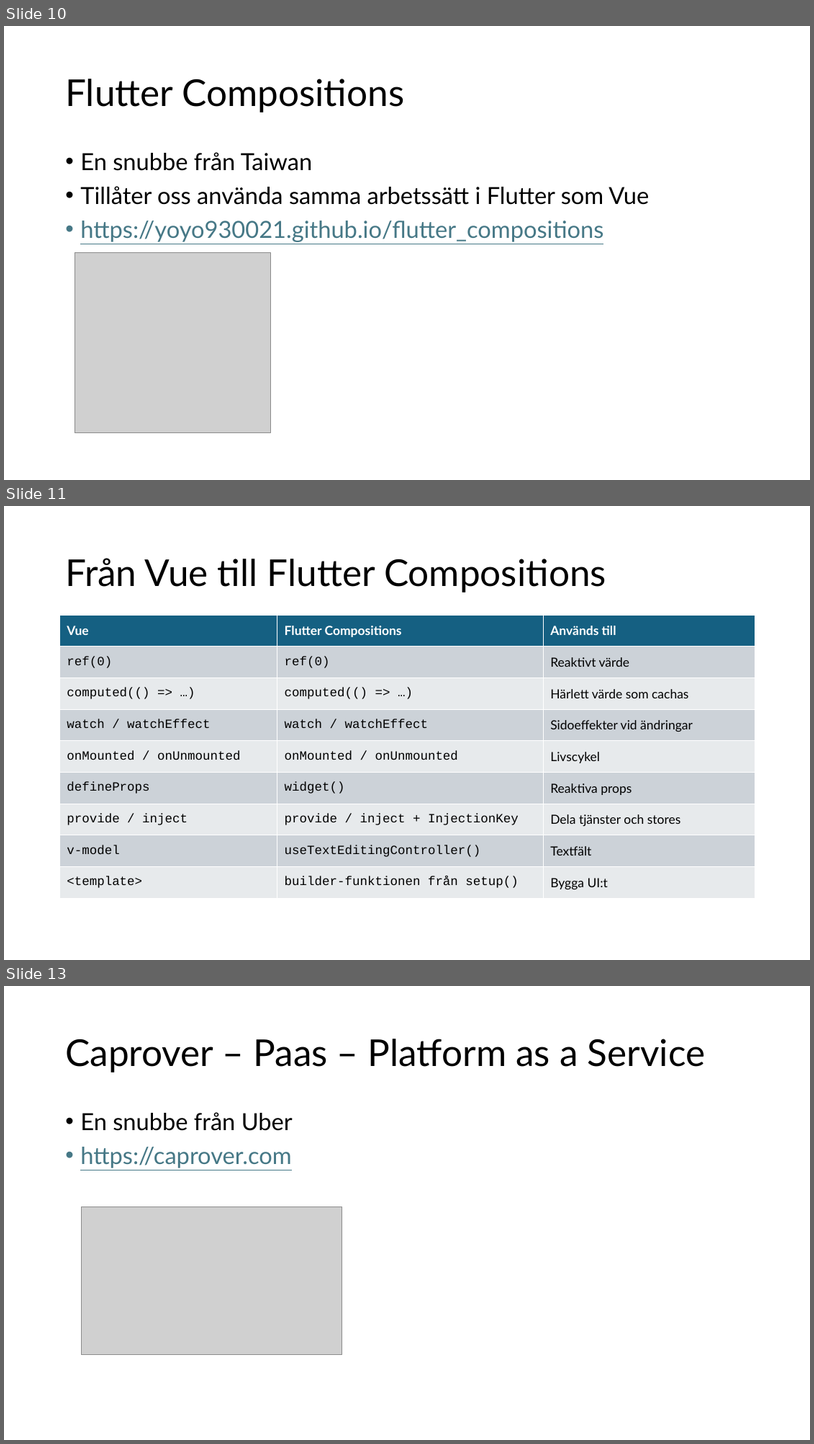
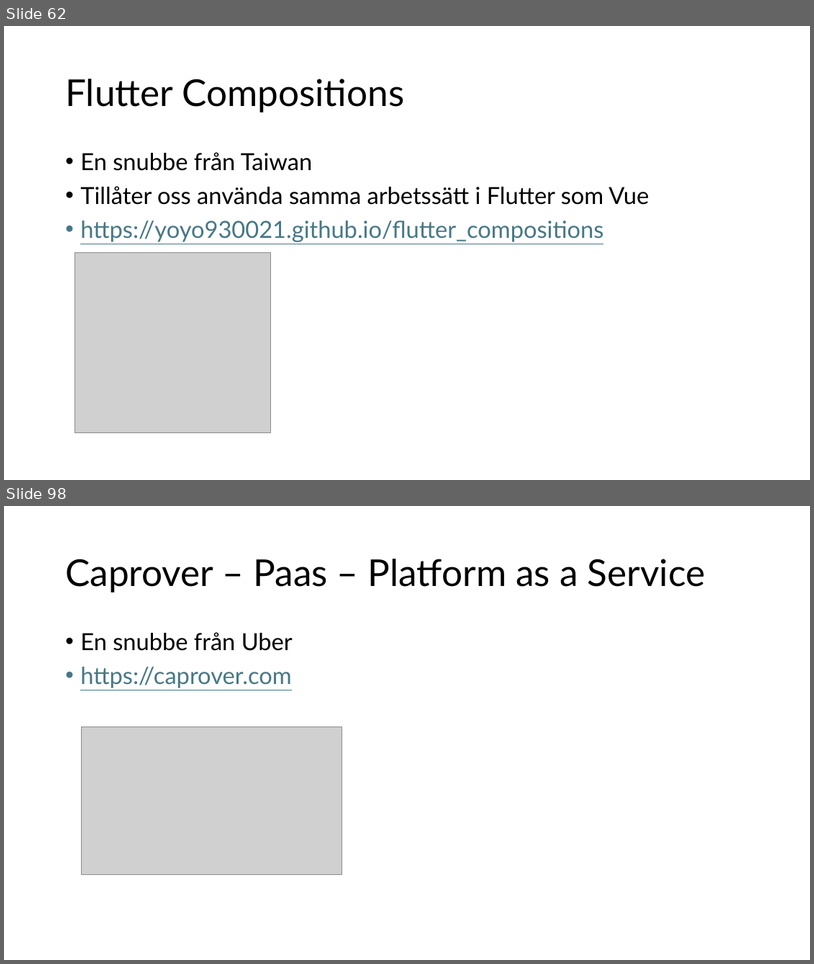
Before and after one commit to abbjetmus/pocketbase-flutter-kurs, a slide deck: Databaser och mobilapputveckling - sammanfattning.pptx. Shown one above the other, each under a label of ours: slides 10, 11 and 13 before the commit, slides 62 and 98 after it; the slides between them are not shown. The pictures are 814x1444 and 814x964 pixels, drawn with LibreOffice and Linux fonts; fonts in the diff are those of the drawing; grey boxes stand for pictures. Boxes give left, top, right and bottom in pixels: in the first picture for what was removed or moved away, otherwise in the second. Text is boxed around its words. In the diff, an @@ line names an element or a change of style, - is before the commit and + after.

```diff
--- a/Databaser och mobilapputveckling - sammanfattning.pptx
+++ b/Databaser och mobilapputveckling - sammanfattning.pptx
@@ slide 11 removed at bbox=[4, 506, 810, 960], background #FFFFFF @@
@@ title removed at bbox=[65, 558, 607, 592] @@
-Från Vue till Flutter Compositions
@@ table removed at bbox=[59, 615, 756, 898], 9 rows, 3 columns @@
-Vue | Flutter Compositions | Används till
-ref(0) | ref(0) | Reaktivt värde
-computed(() => …) | computed(() => …) | Härlett värde som cachas
-watch / watchEffect | watch / watchEffect | Sidoeffekter vid ändringar
-onMounted / onUnmounted | onMounted / onUnmounted | Livscykel
-defineProps | widget() | Reaktiva props
-provide / inject | provide / inject + InjectionKey | Dela tjänster och stores
-v-model | useTextEditingController() | Textfält
-<template> | builder-funktionen från setup() | Bygga UI:t
@@ what was slide 10 is now slide 62 @@
@@ what was slide 13 is now slide 98 @@
```
Also in this commit, not shown: 2 slides changed, 92 slides added, 6 other slides removed, 37 other files.
